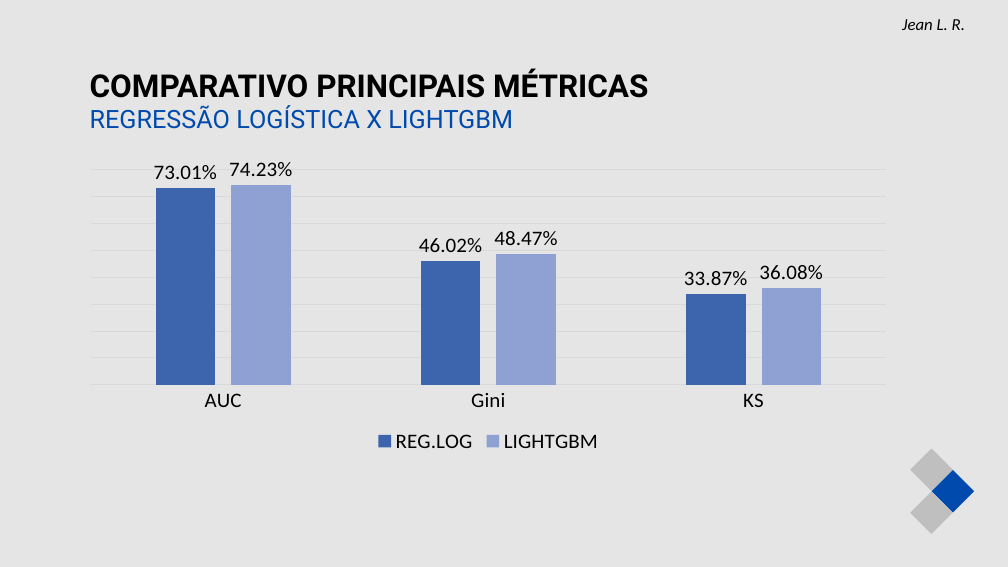
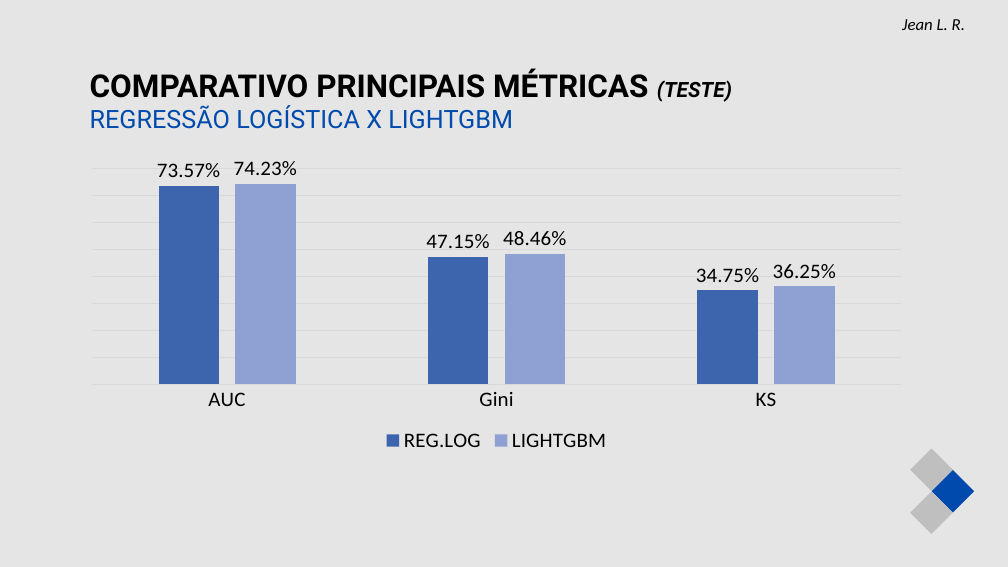
Before and after one commit to jeanlr/pod-bank-application, a slide deck: slide 14 of Projeto_Reducao_Inadimplencia_Pod_Bank.pptx. Drawn at 1008x567 pixels with LibreOffice and Linux fonts; fonts in the diff are those of the drawing. Boxes give left, top, right and bottom in pixels: in the first picture for what was removed or moved away, otherwise in the second. Text is boxed around its words. In the diff, an @@ line names an element or a change of style, - is before the commit and + after.

```diff
--- a/Projeto_Reducao_Inadimplencia_Pod_Bank.pptx
+++ b/Projeto_Reducao_Inadimplencia_Pod_Bank.pptx
@@ text at (90,68,732,102): text changed @@
-COMPARATIVO PRINCIPAIS MÉTRICAS
+COMPARATIVO PRINCIPAIS MÉTRICAS (TESTE)
@@ column chart at (76,156,918,457) @@
@@ REG.LOG, AUC: 0.7301 to 0.7357 @@
@@ REG.LOG, Gini: 0.4602 to 0.4715 @@
@@ REG.LOG, KS: 0.3387 to 0.3475 @@
@@ LIGHTGBM, Gini: 0.4847 to 0.4846 @@
@@ LIGHTGBM, KS: 0.3608 to 0.3625 @@
@@ column chart: place and size @@
-column chart at (74,157,903,458)
+column chart at (76,156,918,457)
```
Also in this commit, not shown: 7 other slides changed.
